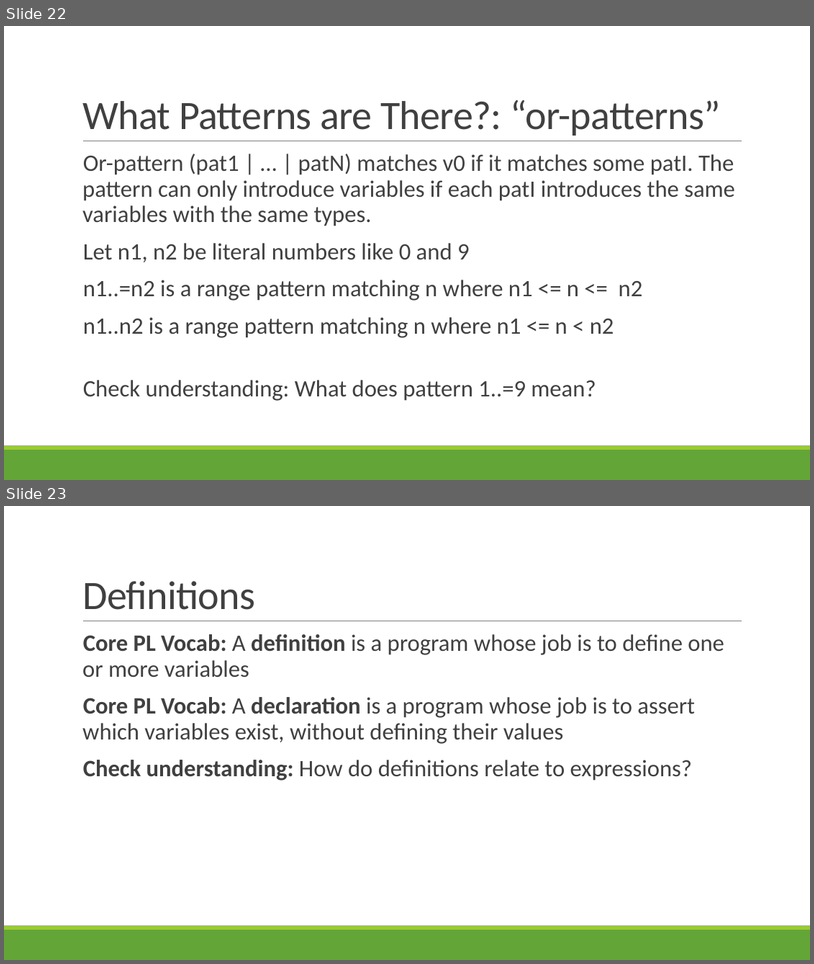
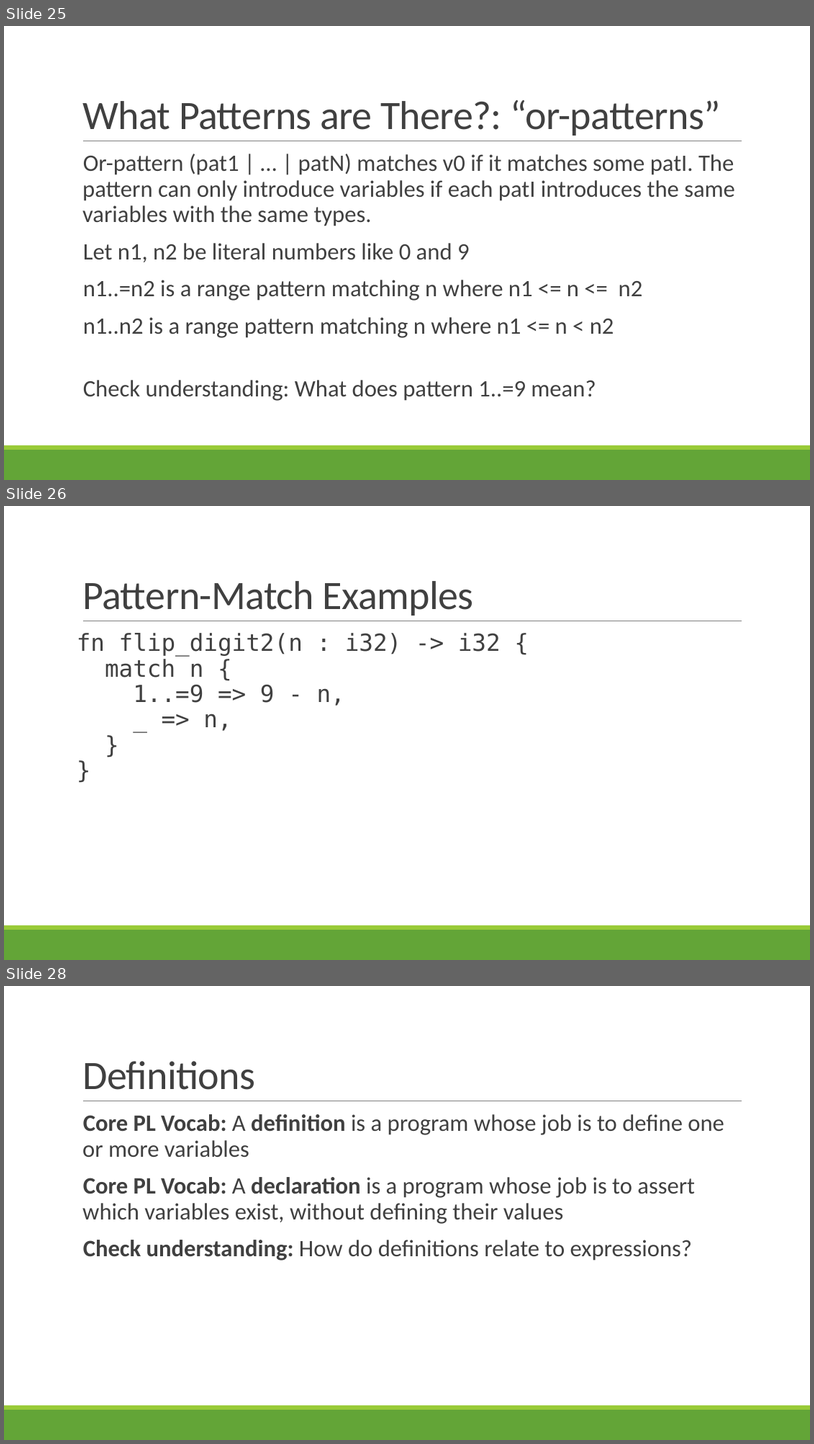
Before and after one commit to rbohrer/pl-course, a slide deck: LectureSlides/02Rust.pptx. Shown one above the other, each under a label of ours: slides 22 and 23 before the commit, slides 25, 26 and 28 after it; the slides between them are not shown. The pictures are 814x964 and 814x1444 pixels, drawn with LibreOffice and Linux fonts; fonts in the diff are those of the drawing. Boxes give left, top, right and bottom in pixels: in the first picture for what was removed or moved away, otherwise in the second. Text is boxed around its words. In the diff, an @@ line names an element or a change of style, - is before the commit and + after.

Commit message:
Added a bit of examples to lecture 2

```diff
--- a/LectureSlides/02Rust.pptx
+++ b/LectureSlides/02Rust.pptx
@@ slide 26 added at <box>4,506,810,960</box>, background #FFFFFF; not listed: 3 template elements that a slide beside it also shows @@
@@ title added at <box>82,581,474,615</box>, 48 pt, text #404040 @@
+Pattern-Match Examples
@@ text added at <box>77,633,501,731</box>, 28 pt, text #404040 @@
+fn flip_digit2(n : i32) -> i32 {
+match n {
+1..=9 => 9 - n,
+_ => n,
+}
+}
@@ what was slide 22 is now slide 25 @@
@@ what was slide 23 is now slide 28 @@
```
Also in this commit, not shown: 3 slides changed, 4 other slides added.
